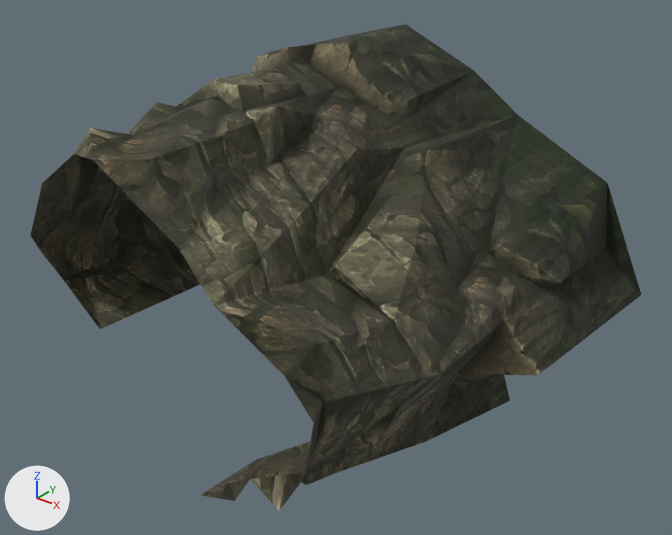
The OBJ model sceneobjs/zhucheng_yewai_291/zhucheng_yewai_291_qishi_jz_03.obj as it was, and as the next commit left it.
Before and after are seen from a 50 mm camera at (2460.0, -4145.0, 2256.0) aimed at (-41.0, -1020.0, 318.0). Every picture has the same lights, and +X, +Y and +Z are marked at lower left. Where no turn or scale is listed for an object, it has been applied to the vertices.

In view in the first picture: 'zhucheng_yewai_291_qishi_jz_03'.
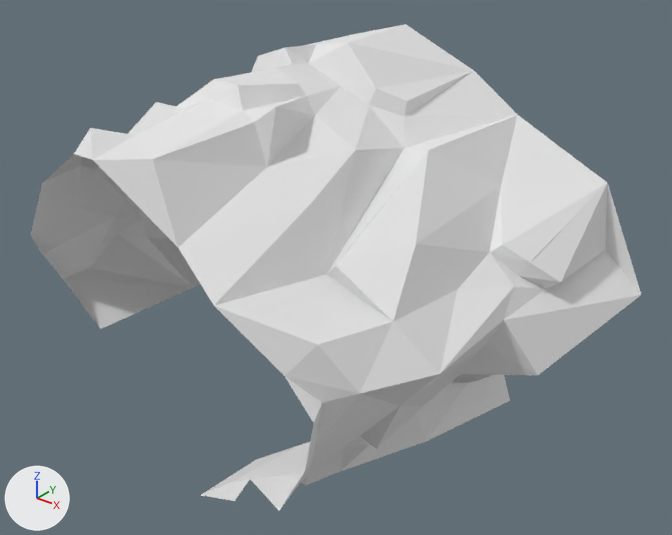
The change, as a diff of the scene's bpy script:
```diff
--- a/sceneobjs/zhucheng_yewai_291/zhucheng_yewai_291_qishi_jz_03.obj.py
+++ b/sceneobjs/zhucheng_yewai_291/zhucheng_yewai_291_qishi_jz_03.obj.py
@@ mat_material_8_1 @@
+mat_material_8_1 = principled_material('material_8')
+mat_material_8_1.base_color = (0.8, 0.8, 0.8)  # white #e7e7e7
+mat_material_8_1.roughness = 1.0
@@ me_zhucheng_yewai_291_qishi_jz_03 @@
 me_zhucheng_yewai_291_qishi_jz_03.from_pydata(...)  # 139 vertices, 241 faces; spans x -1079.0..1079.0, y -2068.0..12.0, z -778.0..1283.0
-me_zhucheng_yewai_291_qishi_jz_03.materials.append(mat_material_8)  # picture img_zhucheng_yewai_291_junshi_jz_01_1_png
+me_zhucheng_yewai_291_qishi_jz_03.materials.append(mat_material_8_1)  # white #e7e7e7
```

Boxes [x1, y1, x2, y2] around the edits, measured in the pictures (672 x 535 px):
'zhucheng_yewai_291_qishi_jz_03', recoloured
    both: [30, 24, 641, 511]
